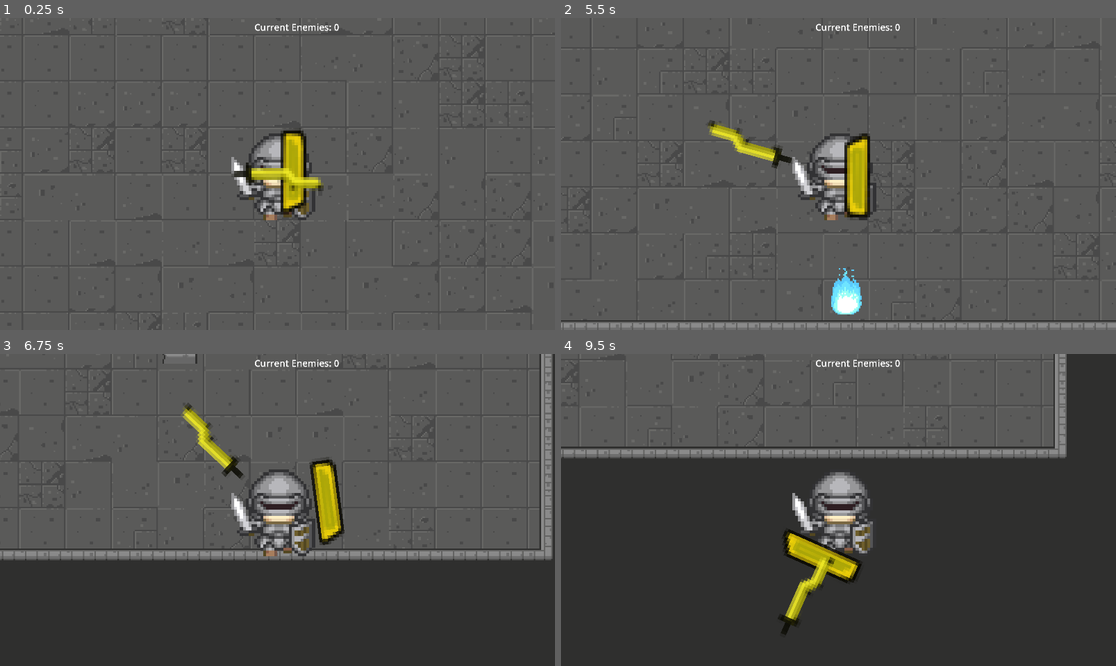
Above: before the commit, frames 1-4 (two rows, left to right).
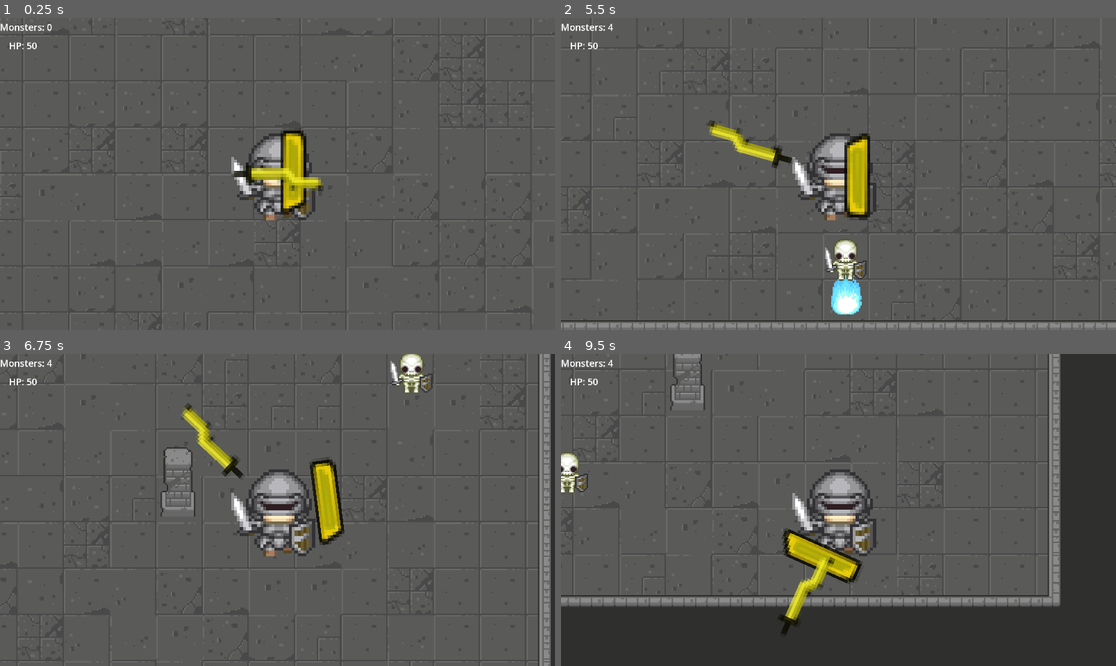
Above: after the commit, the same moments.

Repository: zstenger93/GitHub_Game_Off_2023
Game: Godot game, scene res://Scenes/main_scene.tscn
Two runs of this game, one before a commit and one after it. Both use one fixed random seed, a clock stepped at 60 frames per second and the inputs below.
Inputs (mouse positions are in pixels of both pictures, inside the frame that each line leads up to):
- Up to frame 1 (0.25 s): no input
- Up to frame 2 (5.5 s): tap Enter at 0.5 s; move the mouse to (960, 158) at 0.52 s; press the mouse at (960, 158) at 0.53 s; hold Right (move_right) 0.53-1.28 s; move the mouse to (727, 189) at 1.27 s; release the mouse at (727, 189) at 1.28 s; hold S (move_down) 1.28-2.03 s; right-click (727, 189) at 1.35 s; move the mouse to (894, 105) at 2.02 s; press the mouse at (894, 105) at 2.03 s; hold Right (move_right) 2.03-2.78 s; move the mouse to (810, 236) at 2.77 s; release the mouse at (810, 236) at 2.78 s; hold Up (move_up) 2.78-3.53 s; right-click (810, 236) at 2.85 s; move the mouse to (1005, 220) at 3.52 s; press the mouse at (1005, 220) at 3.53 s; hold A (move_left) 3.53-5.03 s; move the mouse to (672, 127) at 4.27 s; release the mouse at (672, 127) at 4.28 s; right-click (672, 127) at 4.35 s; move the mouse to (866, 174) at 5.02 s; press the mouse at (866, 174) at 5.03 s; hold S (move_down) from 5.03 s (still down)
- Up to frame 3 (6.75 s): move the mouse to (194, 432) at 5.77 s; release S (move_down) at 5.78 s; release the mouse at (194, 432) at 5.78 s; hold Right (move_right) 5.78-6.53 s; right-click (194, 432) at 5.85 s; move the mouse to (399, 494) at 6.52 s; press the mouse at (399, 494) at 6.53 s; hold Up (move_up) from 6.53 s (still down)
- Up to frame 4 (9.5 s): move the mouse to (727, 525) at 7.27 s; release Up (move_up) at 7.28 s; release the mouse at (727, 525) at 7.28 s; hold Right (move_right) 7.28-8.03 s; right-click (727, 525) at 7.35 s; move the mouse to (894, 441) at 8.02 s; press the mouse at (894, 441) at 8.03 s; hold S (move_down) 8.03-8.78 s; move the mouse to (810, 572) at 8.77 s; release the mouse at (810, 572) at 8.78 s; hold A (move_left) from 8.78 s (still down); right-click (810, 572) at 8.85 s

The runs differ from the first frame. In frame 1, 0.3% of the frame differs, in the area x 0-62%, y 1-11%; in frame 2, 0.9%; in frame 3, 39%; in frame 4, 41%, in the area x 0-92%, y 0-81%.

Commit message:
Added Damage prototype and HP counter

Diff:
--- a/Scales_Of_Anubis/Prefabs/UI.tscn
+++ b/Scales_Of_Anubis/Prefabs/UI.tscn
@@ -17,12 +17,20 @@
 [node name="EnemyCount" type="Label" parent="."]
 layout_mode = 1
 anchors_preset = -1
-anchor_left = 0.5
-anchor_right = 0.5
-offset_left = -80.0
-offset_right = 80.0
+offset_right = 160.0
 offset_bottom = 64.0
 text = "Test"
 label_settings = SubResource("LabelSettings_waxvv")
 horizontal_alignment = 1
 vertical_alignment = 1
+
+[node name="PlayerHealth" type="Label" parent="."]
+layout_mode = 1
+anchors_preset = -1
+offset_top = 64.0
+offset_right = 160.0
+offset_bottom = 128.0
+text = "Test"
+label_settings = SubResource("LabelSettings_waxvv")
+horizontal_alignment = 1
+vertical_alignment = 1
--- a/Scales_Of_Anubis/Prefabs/player.tscn
+++ b/Scales_Of_Anubis/Prefabs/player.tscn
@@ -126,13 +126,13 @@
 }]
 
 [sub_resource type="RectangleShape2D" id="RectangleShape2D_7v1nc"]
-size = Vector2(24, 31)
+size = Vector2(21, 28)
 
-[sub_resource type="RectangleShape2D" id="RectangleShape2D_6qxey"]
-size = Vector2(32.4609, 23.3016)
+[sub_resource type="RectangleShape2D" id="RectangleShape2D_qjgm0"]
+size = Vector2(9, 29)
 
-[sub_resource type="RectangleShape2D" id="RectangleShape2D_ejse0"]
-size = Vector2(25, 8.3311)
+[sub_resource type="RectangleShape2D" id="RectangleShape2D_g0462"]
+size = Vector2(26, 7.28972)
 
 [node name="player" type="CharacterBody2D"]
 script = ExtResource("2_jpjtu")
@@ -142,7 +142,7 @@
 animation = &"down"
 
 [node name="Collision" type="CollisionShape2D" parent="."]
-position = Vector2(0, 0.5)
+position = Vector2(0.5, 0)
 shape = SubResource("RectangleShape2D_7v1nc")
 
 [node name="Camera" type="Camera2D" parent="."]
@@ -155,18 +155,18 @@
 [node name="shield" type="Sprite2D" parent="."]
 texture = ExtResource("3_co4du")
 
-[node name="shieldCol" type="CollisionShape2D" parent="shield"]
-position = Vector2(5.5, -0.499999)
-rotation = 3.14159
-scale = Vector2(0.277257, -1.24455)
-shape = SubResource("RectangleShape2D_6qxey")
-disabled = true
+[node name="shieldCol" type="Area2D" parent="shield"]
+
+[node name="CollisionShape2D" type="CollisionShape2D" parent="shield/shieldCol"]
+position = Vector2(5.5, -0.5)
+shape = SubResource("RectangleShape2D_qjgm0")
 
 [node name="khopesh" type="Sprite2D" parent="."]
 scale = Vector2(1, 0.960257)
 texture = ExtResource("4_8tk4p")
 
-[node name="swordCol" type="CollisionShape2D" parent="khopesh"]
-position = Vector2(3.5, 2.08278)
-scale = Vector2(1.00208, 0.997375)
-shape = SubResource("RectangleShape2D_ejse0")
+[node name="swordCol" type="Area2D" parent="khopesh"]
+
+[node name="CollisionShape2D" type="CollisionShape2D" parent="khopesh/swordCol"]
+position = Vector2(3, 1.56208)
+shape = SubResource("RectangleShape2D_g0462")
--- a/Scales_Of_Anubis/Prefabs/spawner.tscn
+++ b/Scales_Of_Anubis/Prefabs/spawner.tscn
@@ -44,7 +44,7 @@
 script = ExtResource("1_iwe68")
 
 [node name="Timer" type="Timer" parent="."]
-wait_time = 15.0
+wait_time = 5.0
 autostart = true
 
 [connection signal="timeout" from="Timer" to="." method="_on_timer_timeout"]
--- a/Scales_Of_Anubis/Scripts/EnemyBase.gd
+++ b/Scales_Of_Anubis/Scripts/EnemyBase.gd
@@ -2,7 +2,22 @@
 
 @onready var NavAgent : NavigationAgent2D = get_node("NavAgent")
 @onready var Target : CharacterBody2D = get_node("/root/MainScene/Player")
-@export var speed : float = 50.0
+@onready var LastAttackTime : float = Time.get_unix_time_from_system()
+@export var AttackRate : float = 3.0
+@export var AttackRange : float = 40.0
+@export var Speed : float = 50.0
+@export var Damage : float = 5.0
+
+func _try_attack():
+	var CurrentTime : float = Time.get_unix_time_from_system()
+	if CurrentTime - LastAttackTime >= AttackRate:
+		Target.take_damage(Damage)
+		LastAttackTime = Time.get_unix_time_from_system()
+
+func _check_dist():
+	var dist : float = global_position.distance_to(Target.global_position)
+	if dist <= AttackRange:
+		_try_attack()
 
 func _ready():
 	var MainScene : Node2D = get_node("/root/MainScene")
@@ -11,9 +26,10 @@
 func _physics_process(_delta):
 	if NavAgent.is_navigation_finished():
 		return
-	var direction = global_position.direction_to(NavAgent.get_next_path_position())
-	velocity = direction * speed
+	var Direction = global_position.direction_to(NavAgent.get_next_path_position())
+	velocity = Direction * Speed
 	move_and_slide()
 
 func _process(_delta):
 	NavAgent.target_position = Target.global_position
+	_check_dist()
--- a/Scales_Of_Anubis/Scripts/Player.gd
+++ b/Scales_Of_Anubis/Scripts/Player.gd
@@ -2,8 +2,6 @@
 
 @onready var sprite : AnimatedSprite2D = get_node("Sprite")
 @onready var shield : Sprite2D = get_node("shield")
-@onready var shieldCol : CollisionShape2D = get_node("shield/shieldCol")
-@onready var swordCol : CollisionShape2D = get_node("khopesh/swordCol")
 @onready var khopesh : Sprite2D = get_node("khopesh")
 
 var baseSpeed : float = 200.0
@@ -13,6 +11,14 @@
 var khopeshOffset : float = 32.0
 var health : float = 50.0
 var baseHealth : float = 100;
+
+func take_damage(damage):
+	health -= damage
+	sprite.modulate = Color.RED
+	await get_tree().create_timer(0.1).timeout
+	sprite.modulate = Color.WHITE
+	if health <= 0:
+		get_tree().reload_current_scene()
 
 func _physics_process(_delta):
 	var speed = baseSpeed - (baseHealth - health)
@@ -57,8 +63,6 @@
 	var direction = (mouse_position - sprite.global_position).normalized()
 	shield.scale = Vector2(size, size)
 	khopesh.scale = Vector2(size, size)
-	shieldCol.scale = Vector2(size, size)
-	swordCol.scale = Vector2(size, size)
 	if Input.is_action_pressed("left_click_down"):
 		shield.position  = sprite.position + direction * shieldOffset * size
 		shield.look_at(mouse_position)
--- a/Scales_Of_Anubis/Scripts/UI.gd
+++ b/Scales_Of_Anubis/Scripts/UI.gd
@@ -1,7 +1,10 @@
 extends Control
 
 @onready var GameController : Node2D = get_node("/root/MainScene")
+@onready var Player : CharacterBody2D = get_node("/root/MainScene/Player")
 @onready var EnemyCountText : Label = get_node("EnemyCount")
+@onready var PlayerHealthText : Label = get_node("PlayerHealth")
 
 func _process(delta):
-	EnemyCountText.text = "Current Enemies: " + str(GameController.EnemyCount)
+	EnemyCountText.text = "Monsters: " + str(GameController.EnemyCount)
+	PlayerHealthText.text = "HP: " + str(Player.health)
